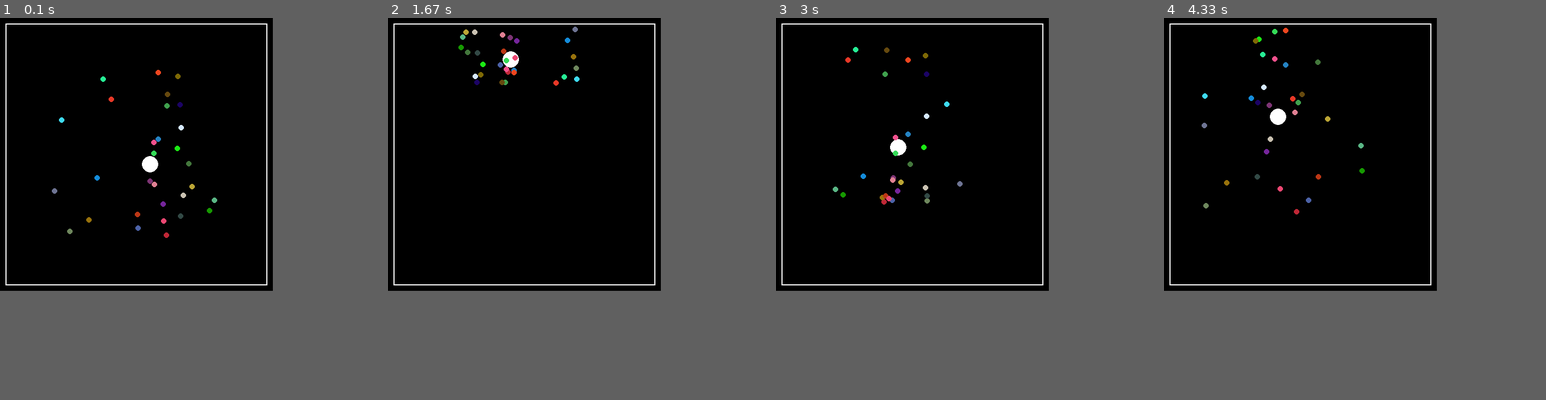
Above: before the commit, frames 1-4 (left to right).
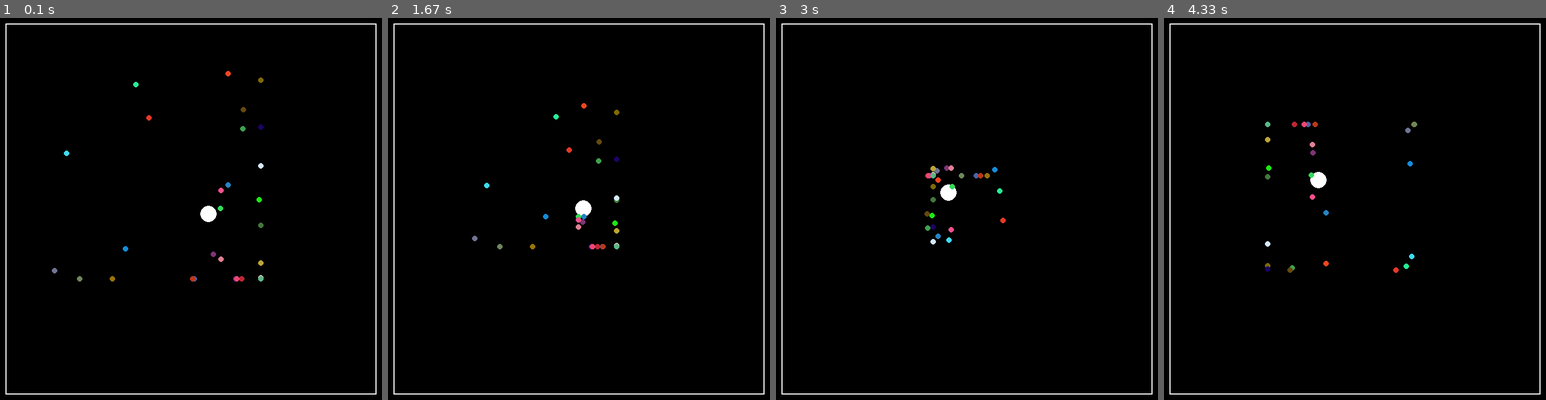
Above: after the commit, the same moments.

Repository: RishavMz/Programming_During_Leisure
Game: pygame game, started from BOIDS/cohesive.py
The game is run twice, just before and just after one commit, with the same random seed, the same clock (stepped at 60 frames per second) and the same inputs.
Inputs:
- Up to frame 1 (0.1 s): no input
- Up to frame 2 (1.67 s): no input
- Up to frame 3 (3 s): no input
- Up to frame 4 (4.33 s): no input
In our replay, the window is 500x500 before the commit and 700x700 after it. These sizes can differ from the game's own. Grey fills any space a smaller window leaves; there, only what the larger window draws over its background counts as a difference.

The runs differ from the first frame. In frame 1, 2.2% of the frame differs, in the area x 1-99%, y 1-99%; in frame 2, 2.2%; in frame 3, 2.2%; in frame 4, 2.2%.

Commit message:
Added code for implemenration of linked list

Diff:
--- a/BOIDS/cohesive.py
+++ b/BOIDS/cohesive.py
@@ -4,8 +4,8 @@
 RADIUS = 5
 BALLS = []
 BALL_COUNT = 30
-WIDTH = 500
-HEIGHT = 500
+WIDTH = 700
+HEIGHT = 700
 NAME = "Swarm"
 
 def rand(a,b):
@@ -13,8 +13,8 @@
 
 class ball:
     def __init__(self,radius,table):
-        self.posx = rand(100,400)
-        self.posy = rand(100,400)
+        self.posx = rand(100,600)
+        self.posy = rand(100,600)
         self.velx = 0
         self.vely = 0
         self.radius = radius
@@ -50,13 +50,13 @@
 
     def cohesion(self,comx,comy):
         if(self.posx>comx):
-            self.accx = -0.05
+            self.accx = -0.01
         else:
-            self.accx = 0.05
+            self.accx = 0.01
         if(self.posy>comy):
-            self.accy = -0.05
+            self.accy = -0.01
         else:
-            self.accy = -0.05
+            self.accy = 0.01
 
 class table:
     def __init__(self,height,width):
--- a/BOIDS/not_colliding.py
+++ /dev/null
@@ -1,81 +0,0 @@
-import pygame
-import random
-import math
-
-RADIUS = 5
-BALLS = []
-BALL_COUNT = 50
-WIDTH = 500
-HEIGHT = 500
-NAME = "Swarm"
-CLOSEST = 10
-
-def rand(a,b):
-    return int(random.randrange(a,b))
-
-class ball:
-    def __init__(self,radius,table):
-        self.posx = rand(20,480)
-        self.posy = rand(20,480)
-        self.velx = random.choice([-5,-4,4,5])
-        self.vely = random.choice([-5,-4,4,5])
-        self.radius = radius
-        self.table = table
-        self.color = [rand(0,255),rand(0,255),rand(0,255)]
-
-    def move(self):
-        if(self.posx<20 or self.posx>480):
-            self.posx = - self.posx%500
-        if(self.posy<20 or self.posy>480):
-            self.posy = self.posy%500
-        self.posx = self.posx + self.velx
-        self.posy = self.posy + self.vely
-        self.draw(self.table)
-
-    def draw(self,table):
-        pygame.draw.circle(self.table.canvas,(self.color[0],self.color[1],self.color[2]),(self.posx,self.posy),self.radius)
-
-    def donthit(self,ball2):
-        global CLOSEST
-        if(math.sqrt((self.posx-ball2.posx)**2 + (self.posy-ball2.posy)**2)<CLOSEST):
-                self.velx = - self.velx
-                self.vely = - self.vely
-
-
-class table:
-    def __init__(self,height,width):
-        self.width = width
-        self.height = height
-        self.canvas = pygame.display.set_mode((self.width,self.height))
-
-    def draw(self,name):
-        pygame.display.set_caption(name)
-        self.canvas.fill((0,0,0))
-        pygame.draw.rect(self.canvas,(255,255,255),(10,10,self.width-20,self.height-20),2)
-
-
-
-
-TABLE1 = table(WIDTH,HEIGHT)
-
-for i in range(BALL_COUNT):
-    BALLS.append(ball(RADIUS,TABLE1))
-
-run = True
-while(run):
-    TABLE1.draw(NAME)
-    pygame.time.delay(50)
-    for event in pygame.event.get():
-        if(event.type == pygame.QUIT):
-            run = False
-    for i in range(BALL_COUNT):
-        BALLS[i].move()
-    for i in range(BALL_COUNT):
-        for j in range(BALL_COUNT):
-            if(i==j):
-                pass
-            else:
-                BALLS[i].donthit(BALLS[j])
-
-    pygame.display.update()
-pygame.QUIT
--- a/BOIDS/swarm.py
+++ b/BOIDS/swarm.py
@@ -3,7 +3,7 @@
 
 RADIUS = 5
 BALLS = []
-BALL_COUNT = 10
+BALL_COUNT = 100
 WIDTH = 500
 HEIGHT = 500
 NAME = "Swarm"
--- /dev/null
+++ b/DSA/linkedList.py
@@ -0,0 +1,84 @@
+class Node:
+
+    def __init__(self):
+        self.data = 0
+        self.next = None
+
+
+
+class LinkedList:
+
+    def __init__(self):
+        self.head = None
+
+    def insertBeg(self,i):
+        newnode = Node()
+        newnode.data = i
+        if(self.head == None):
+            self.head = newnode
+        else:
+            newnode.next = self.head
+            self.head = newnode
+
+    def insertEnd(self,i):
+        newnode = Node()
+        newnode.data = i
+        if(self.head == None):
+            self.head = newnode
+        else:
+            temp = Node()
+            temp = self.head
+            while(temp.next):
+                temp = temp.next
+            temp.next = newnode
+
+    def traverse(self):
+        tempnode = Node()
+        tempnode = self.head
+        while(tempnode):
+            print(tempnode.data,end=' ')
+            tempnode = tempnode.next
+        print()
+
+    def deleteBeg(self):
+        self.head = self.head.next
+        if(self.countNodes() ==0):
+            return
+
+    def deleteEnd(self):
+        if(self.countNodes() ==0):
+            return
+        if(self.countNodes() == 1):
+            self.deleteBeg()
+            return
+        temp = Node()
+        temp = self.head
+        while ((temp.next).next) :
+            temp = temp.next
+        temp.next = None
+
+    def countNodes(self):
+        temp = Node()
+        temp = self.head
+        count = 0
+        while (temp):
+            count = count +1
+            temp = temp.next
+        return count
+
+    def front(self):
+        return self.head.data
+
+    def end(self):
+        temp = Node()
+        temp = self.head
+        while(temp.next):
+            temp = temp.next
+        return temp.data
+
+    def reverse(self):
+        nl = LinkedList()
+        while(self.head):
+            nl.insertBeg(self.front())
+            self.deleteBeg()
+        return nl
